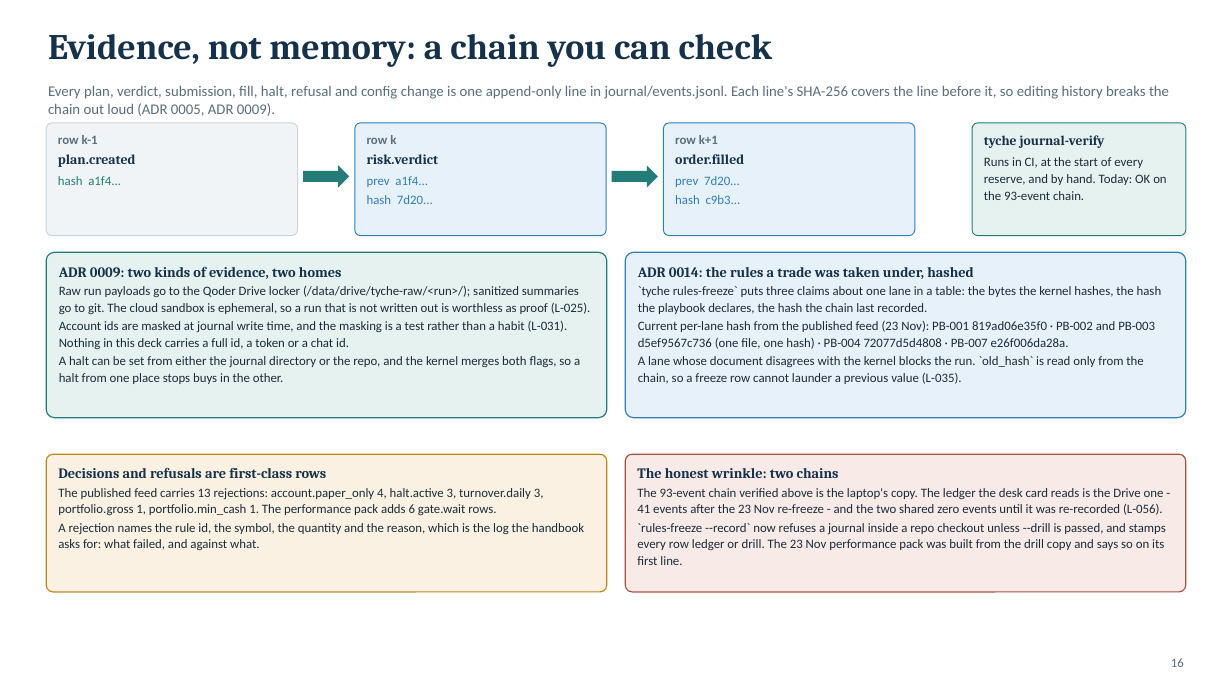
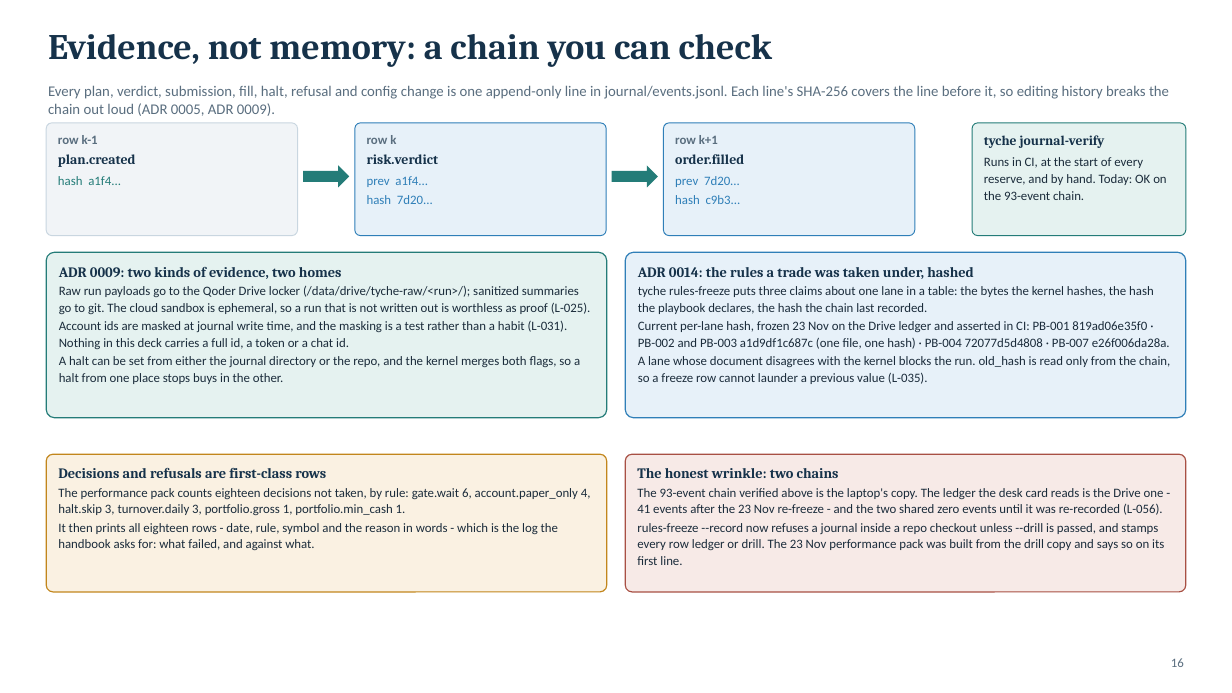
Before and after one commit to aloisohzh/tyche, a slide deck: slide 16 of docs/competition/deck/tyche-competition-deck.pptx. Drawn at 1232x693 pixels with LibreOffice and Linux fonts; fonts in the diff are those of the drawing. Boxes give left, top, right and bottom in pixels: in the first picture for what was removed or moved away, otherwise in the second. Text is boxed around its words. In the diff, an @@ line names an element or a change of style, - is before the commit and + after.

Commit message:
Competition deck: correct every claim main invalidated
Rebasing onto main moved several of the deck's facts. This re-sources each
one against the files a judge can actually open: the cap sum (55% today, 75%
all-on), the freeze suite's 22 tests, the switch file's PB-007 retirement,
the 24 Nov exit-now path, and the results slides, which now quote the
committed feed snapshot rather than an untracked run directory.

Also marks the deck's own provenance in the file metadata as Qoder-generated.

```diff
--- a/docs/competition/deck/tyche-competition-deck.pptx
+++ b/docs/competition/deck/tyche-competition-deck.pptx
@@ text in rounded rectangle at [638,286,1170,384]: text changed @@
-`tyche rules-freeze` puts three claims about one lane in a table: the bytes the kernel hashes, the hash the playbook declares, the hash the chain last recorded.
-Current per-lane hash from the published feed (23 Nov): PB-001 819ad06e35f0 · PB-002 and PB-003 d5ef9567c736 (one file, one hash) · PB-004 72077d5d4808 · PB-007 e26f006da28a.
-A lane whose document disagrees with the kernel blocks the run. `old_hash` is read only from the chain, so a freeze row cannot launder a previous value (L-035).
+tyche rules-freeze puts three claims about one lane in a table: the bytes the kernel hashes, the hash the playbook declares, the hash the chain last recorded.
+Current per-lane hash, frozen 23 Nov on the Drive ledger and asserted in CI: PB-001 819ad06e35f0 · PB-002 and PB-003 a1d9df1c687c (one file, one hash) · PB-004 72077d5d4808 · PB-007 e26f006da28a.
+A lane whose document disagrees with the kernel blocks the run. old_hash is read only from the chain, so a freeze row cannot launder a previous value (L-035).
@@ text in rounded rectangle at [58,488,591,550]: text changed @@
-The published feed carries 13 rejections: account.paper_only 4, halt.active 3, turnover.daily 3, portfolio.gross 1, portfolio.min_cash 1. The performance pack adds 6 gate.wait rows.
-A rejection names the rule id, the symbol, the quantity and the reason, which is the log the handbook asks for: what failed, and against what.
+The performance pack counts eighteen decisions not taken, by rule: gate.wait 6, account.paper_only 4, halt.skip 3, turnover.daily 3, portfolio.gross 1, portfolio.min_cash 1.
+It then prints all eighteen rows - date, rule, symbol and the reason in words - which is the log the handbook asks for: what failed, and against what.
@@ text in rounded rectangle at [637,523,1164,565]: text changed @@
-`rules-freeze --record` now refuses a journal inside a repo checkout unless --drill is passed, and stamps every row ledger or drill. The 23 Nov performance pack was built from the drill copy and says so on its first line.
+rules-freeze --record now refuses a journal inside a repo checkout unless --drill is passed, and stamps every row ledger or drill. The 23 Nov performance pack was built from the drill copy and says so on its first line.
```
Also in this commit, not shown: 29 other slides changed, 1 other file.
